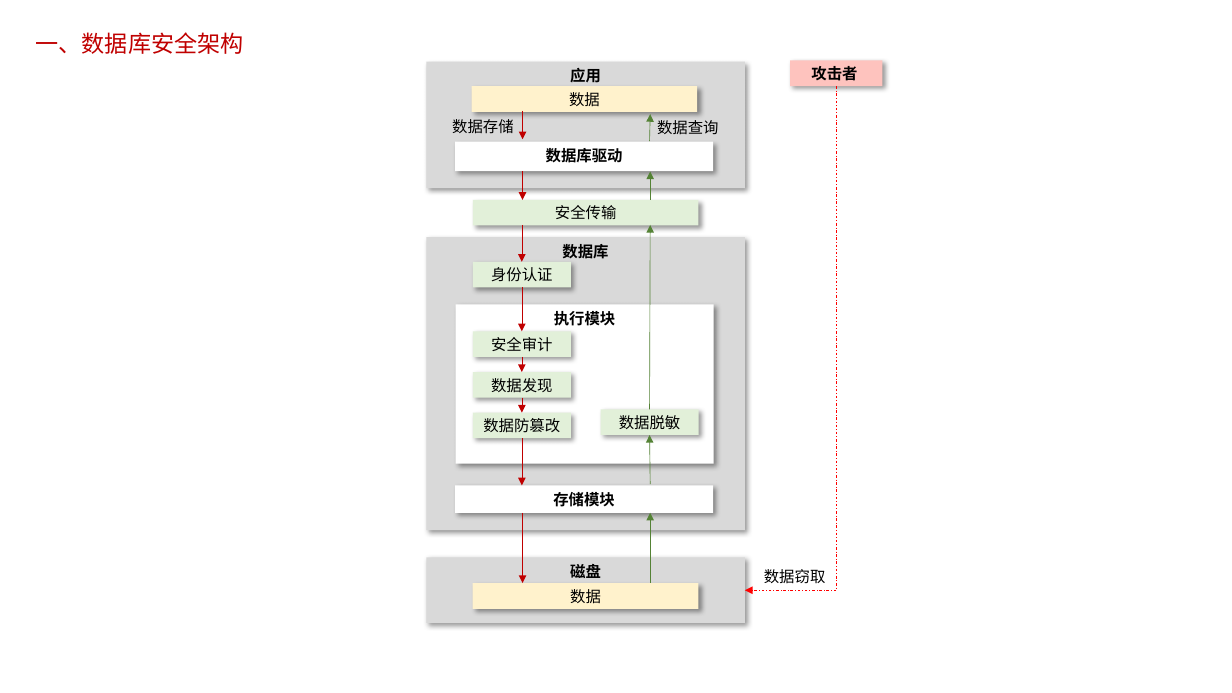
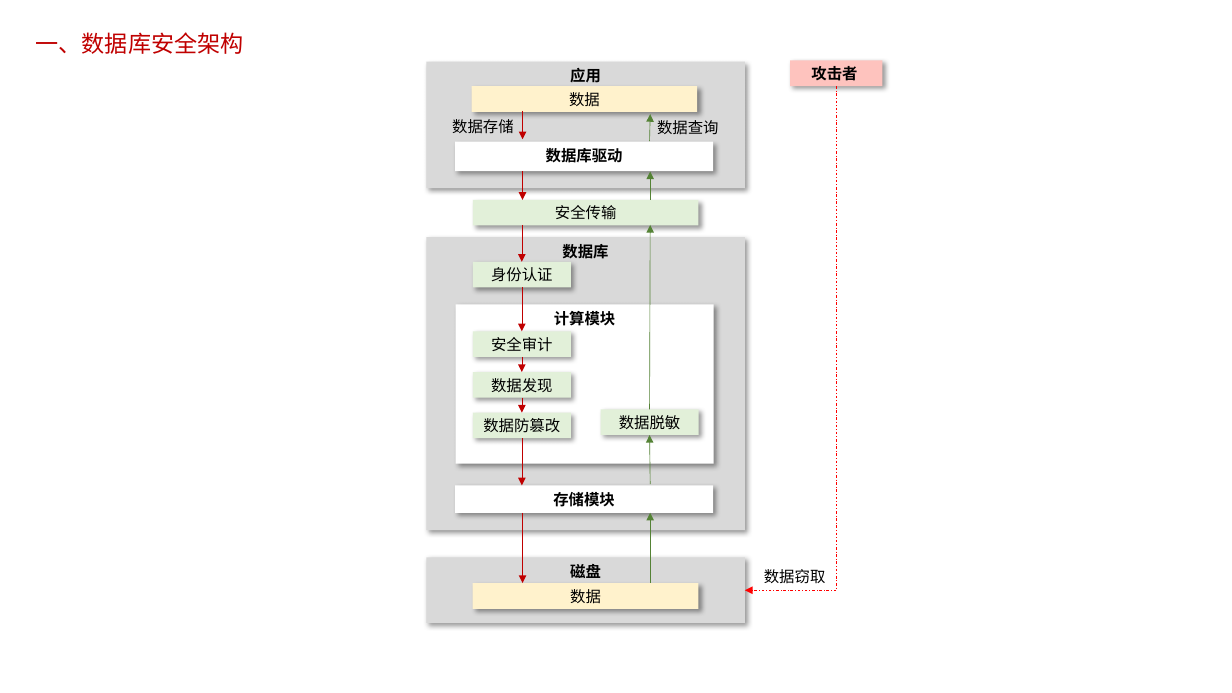
Before and after one commit to poorkk/lorand, a slide deck: slide 29 of source/doc/数据库安全.pptx. Drawn at 1232x693 pixels with LibreOffice and Linux fonts; fonts in the diff are those of the drawing. Boxes give left, top, right and bottom in pixels: in the first picture for what was removed or moved away, otherwise in the second. Text is boxed around its words. In the diff, an @@ line names an element or a change of style, - is before the commit and + after.

```diff
--- a/source/doc/数据库安全.pptx
+++ b/source/doc/数据库安全.pptx
@@ text in rectangle at [554,311,616,326]: text changed @@
-执行模块
+计算模块
```
Also in this commit, not shown: 2 other slides changed, 1 other file.
